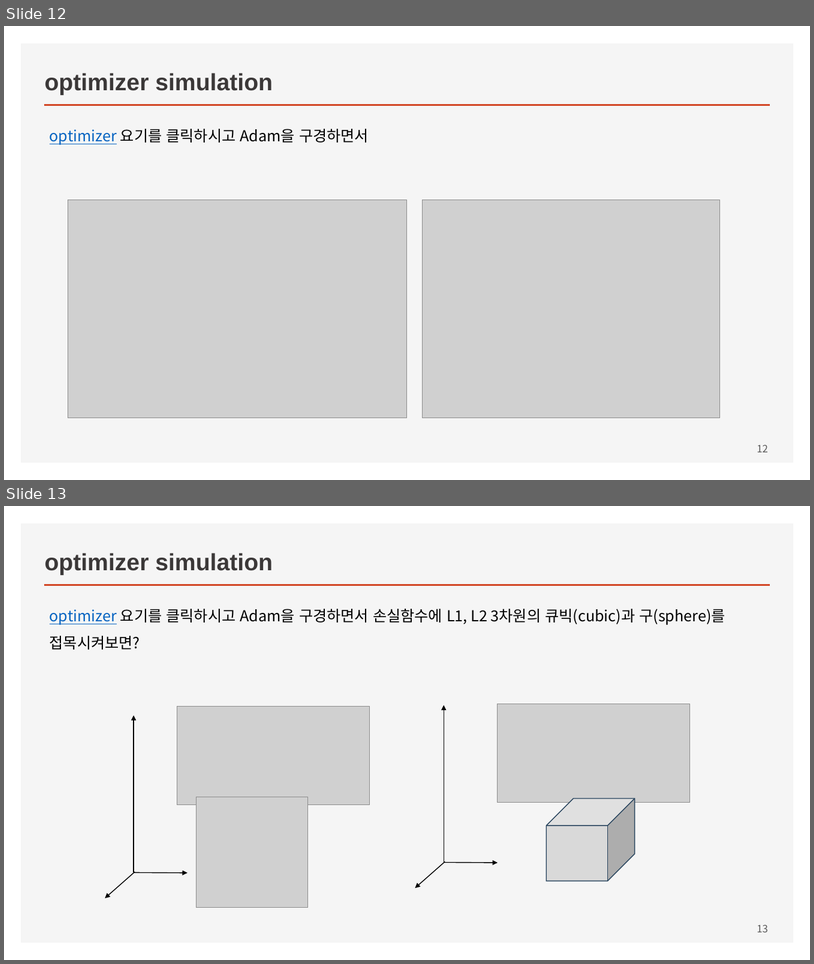
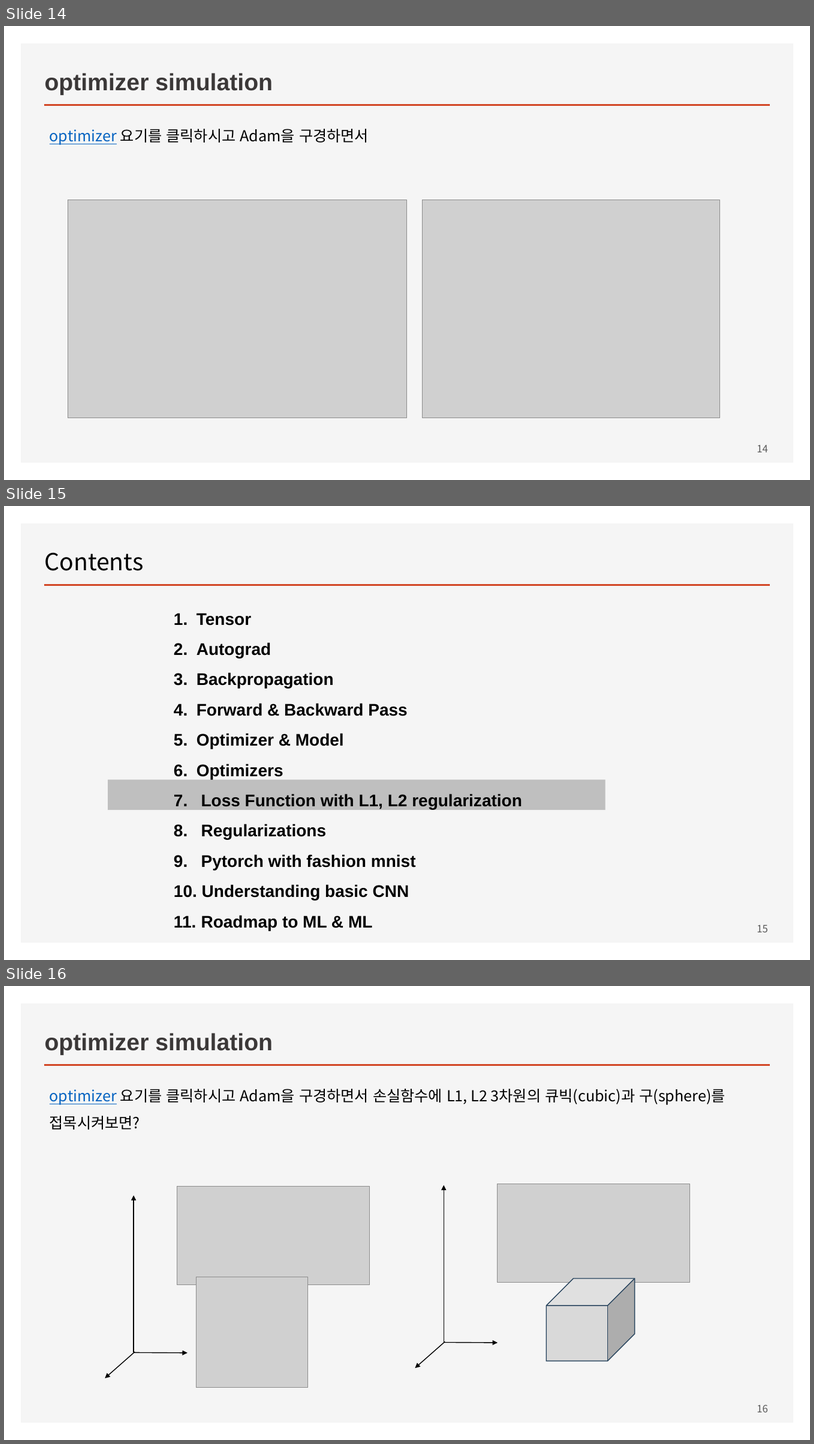
Before and after one commit to ancestor9/mathematics-for-machine-learning, a slide deck: Linear_Algebra/w5_03_Deep_Learning_with_pytorch.pptx. Shown one above the other, each under a label of ours: slides 12 and 13 before the commit, slides 14, 15 and 16 after it. The pictures are 814x964 and 814x1444 pixels, drawn with LibreOffice and Linux fonts; fonts in the diff are those of the drawing; grey boxes stand for pictures. Boxes give left, top, right and bottom in pixels: in the first picture for what was removed or moved away, otherwise in the second. Text is boxed around its words. In the diff, an @@ line names an element or a change of style, - is before the commit and + after.

```diff
--- a/Linear_Algebra/w5_03_Deep_Learning_with_pytorch.pptx
+++ b/Linear_Algebra/w5_03_Deep_Learning_with_pytorch.pptx
@@ slide 15 added at (4, 506, 810, 960), background #FFFFFF; not listed: 2 template elements that a slide beside it also shows @@
@@ title added at (45, 552, 144, 571), 28 pt, text #000000 @@
+Contents
@@ text added at (197, 613, 522, 930), 20 pt, text #000000, bold @@
+1. Tensor
+2. Autograd
+3. Backpropagation
+4. Forward & Backward Pass
+5. Optimizer & Model
+6. Optimizers
+7. Loss Function with L1, L2 regularization
+8. Regularizations
+9. Pytorch with fashion mnist
+10. Understanding basic CNN
+11. Roadmap to ML & ML
@@ rectangle added at (108, 780, 606, 810), fill #BFBFBF @@
@@ page number added at (757, 924, 768, 932), 12 pt, text #595959 @@
+15
@@ what was slide 12 is now slide 14 @@
@@ page number at (757, 444, 768, 452): text changed @@
-12
+14
@@ what was slide 13 is now slide 16 @@
@@ page number at (757, 1404, 768, 1412): text changed @@
-13
+16
```
Also in this commit, not shown: 1 slide changed, 9 other slides added, 1 slide removed, 2 other files.
